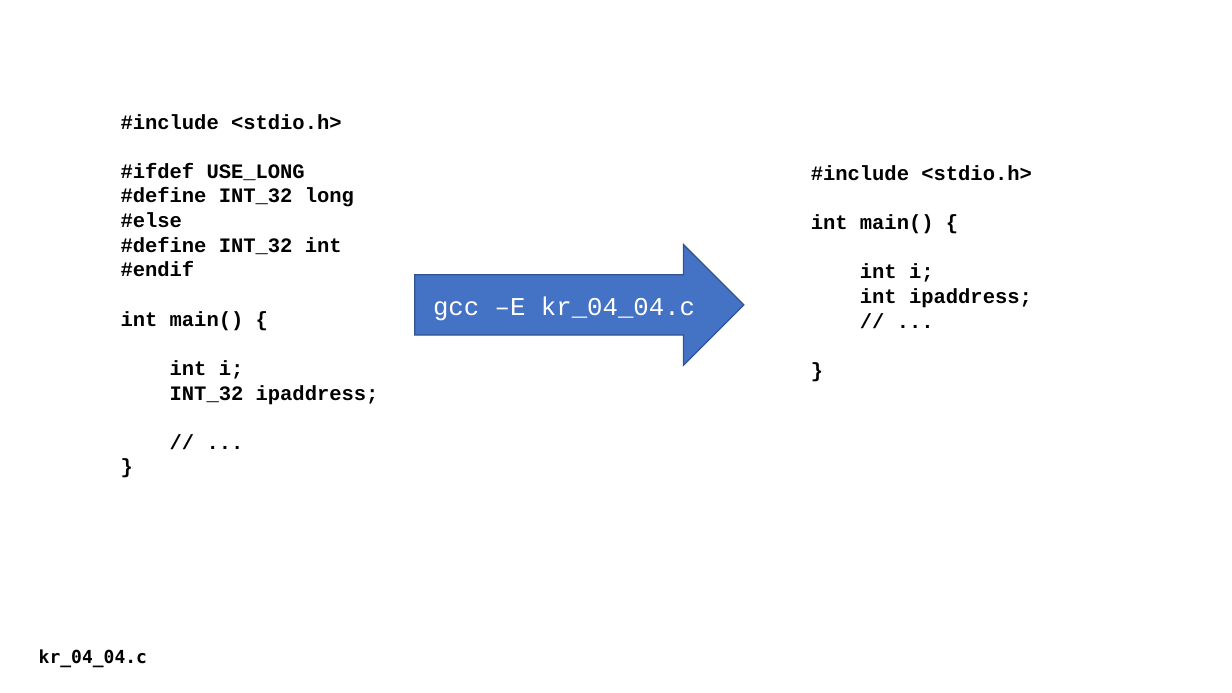
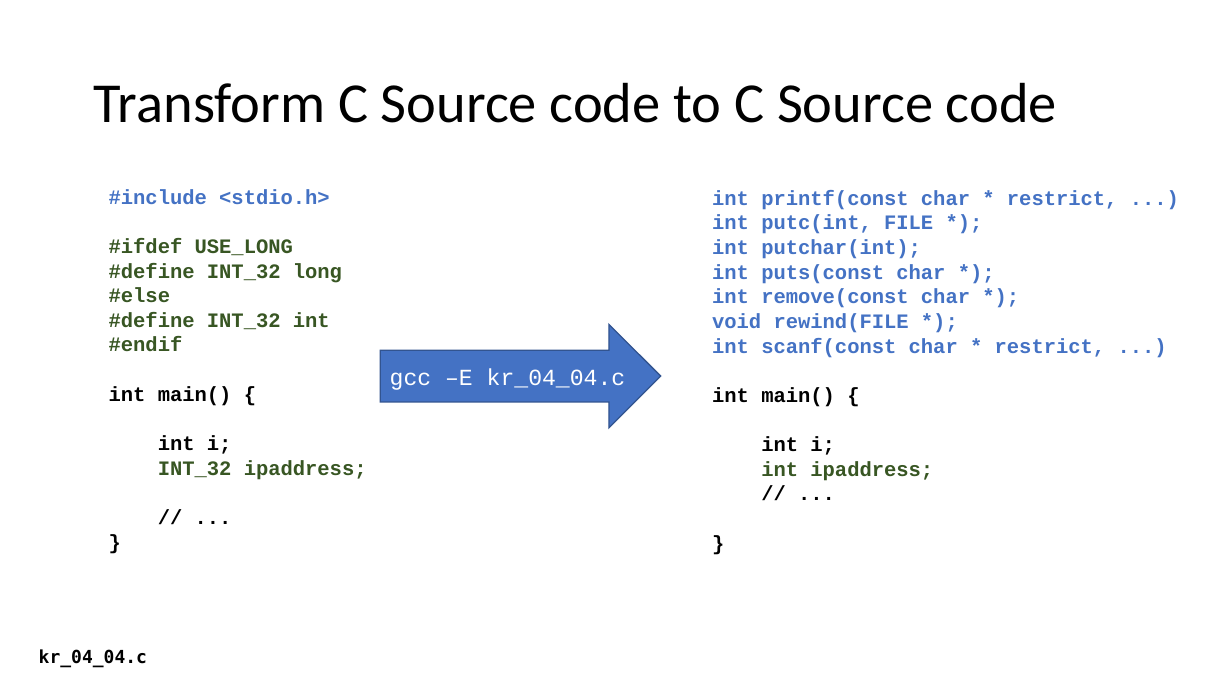
Before and after one commit to csev/cc4e, a slide deck: slide 17 of lectures/KR-4.pptx (slide 16 before the commit). Drawn at 1232x693 pixels with LibreOffice and Linux fonts; fonts in the diff are those of the drawing. Boxes give left, top, right and bottom in pixels: in the first picture for what was removed or moved away, otherwise in the second. Text is boxed around its words. In the diff, an @@ line names an element or a change of style, - is before the commit and + after.

```diff
--- a/lectures/KR-4.pptx
+++ b/lectures/KR-4.pptx
@@ title added at (94,82,1057,123), 44 pt, text #000000 @@
+Transform C Source code to C Source code
@@ text "#include <stdio.h>": place and size @@
-text "#include <stdio.h>" at (121,114,379,405)
+text "#include <stdio.h>" at (109,189,367,480)
@@ text at (109,189,367,480): text colour #000000 to #4472C4 in "#include <stdio.h>"; text colour #000000 to #385723 in "#ifdef USE_LONG", "#define INT_32 long", "#else", "#define INT_32 int" and 2 more places @@
@@ text "int printf(const char * restrict, ...": place and size @@
-text "int printf(const char * restrict, ..." at (811,165,1032,308)
+text "int printf(const char * restrict, ..." at (712,190,1118,481)
@@ text at (712,190,1118,358): text changed; text colour #000000 to #4472C4 @@
-#include <stdio.h>
+int printf(const char * restrict, ...)
+int putc(int, FILE *);
+int putchar(int);
+int puts(const char *);
+int remove(const char *);
+void rewind(FILE *);
+int scanf(const char * restrict, ...)
@@ right arrow "gcc –E kr_04_04.c": place and size @@
-right arrow "gcc –E kr_04_04.c" at (415,245,744,365)
+right arrow "gcc –E kr_04_04.c" at (380,324,661,428)
@@ right arrow "gcc –E kr_04_04.c" at (380,324,661,428): size 20 to 18 pt @@
@@ text at (761,461,933,481): text colour #000000 to #385723 in "int ipaddress;" @@
```
Also in this commit, not shown: 13 other slides changed, 1 slide added, 3 other files.
